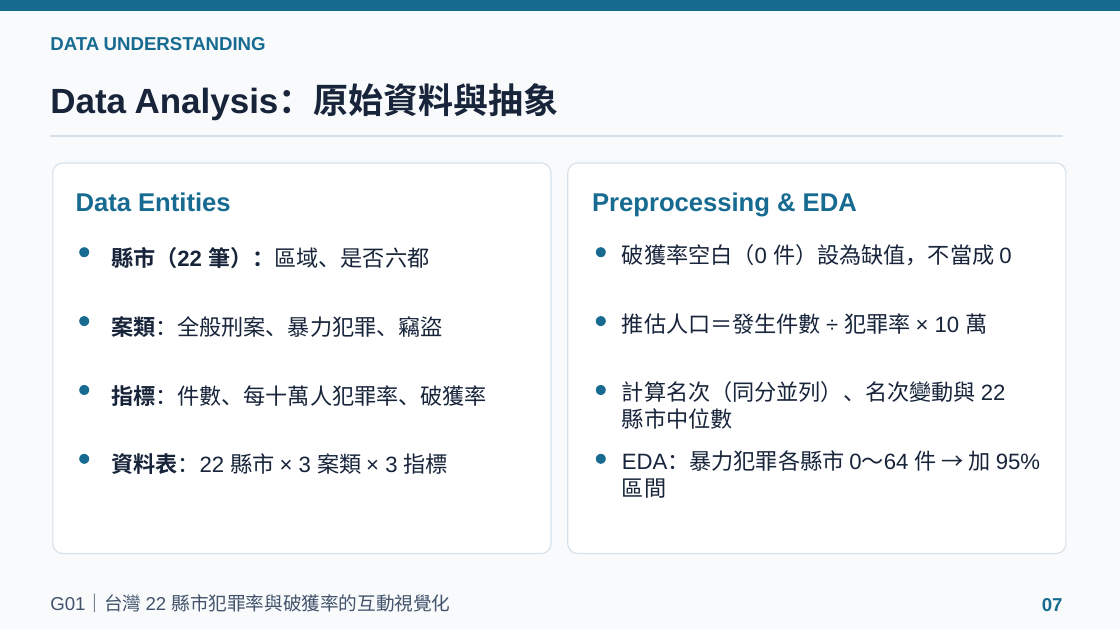
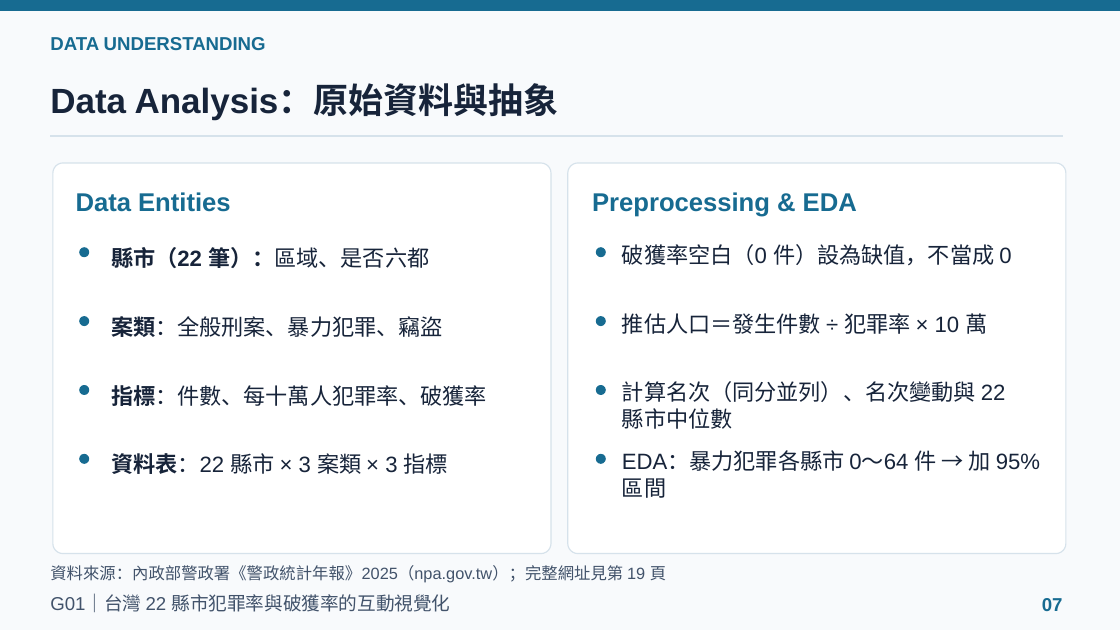
Before and after one commit to powerkaifu/taiwan-crime-rate-vis, a slide deck: slide 7 of docs/VIS_Final_Proposal_G01.pptx. Drawn at 1120x630 pixels with LibreOffice and Linux fonts; fonts in the diff are those of the drawing. Boxes give left, top, right and bottom in pixels: in the first picture for what was removed or moved away, otherwise in the second. Text is boxed around its words. In the diff, an @@ line names an element or a change of style, - is before the commit and + after.

```diff
--- a/docs/VIS_Final_Proposal_G01.pptx
+++ b/docs/VIS_Final_Proposal_G01.pptx
@@ text added at (50,565,666,583), 14 pt, text #42536B @@
+資料來源：內政部警政署《警政統計年報》2025（npa.gov.tw）；完整網址見第 19 頁
```
Also in this commit, not shown: 4 other slides changed.
